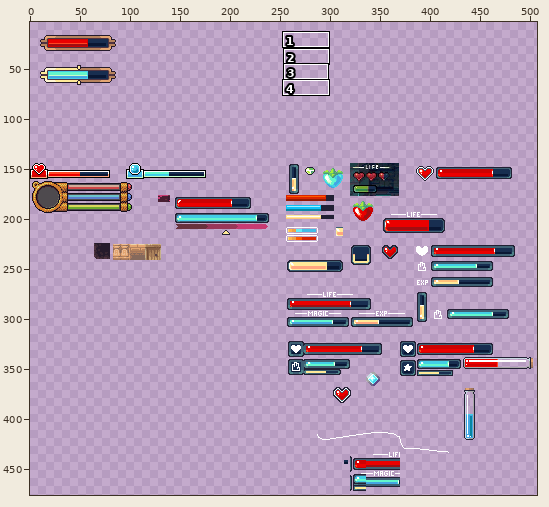
Sprite sheet -- Platformer/Content/hud.png. Above, an overview of the earlier version with the close-up marked.
Close-up. Before the edit:
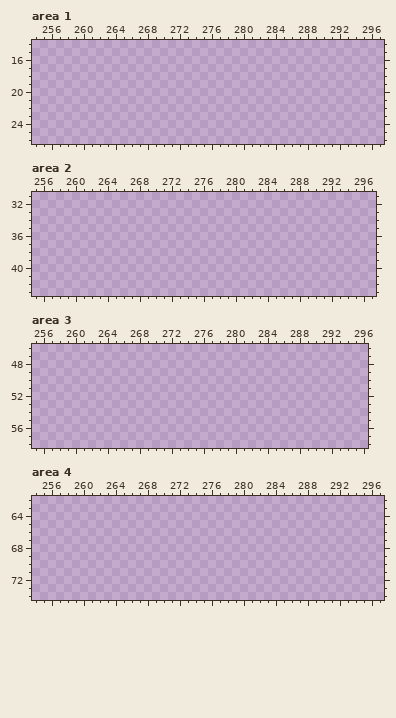
The file is 512x512 pixels. Colours within 5 levels of each other are drawn and written as one. Shown: area 1: x 254..297, y 14..26; area 2: x 255..297, y 31..43; area 3: x 255..296, y 46..58; area 4: x 254..297, y 62..74. The wide view leaves out empty margins. The commit also changed other parts of the picture, which this record leaves out.
Palette (. is transparent): 
After:
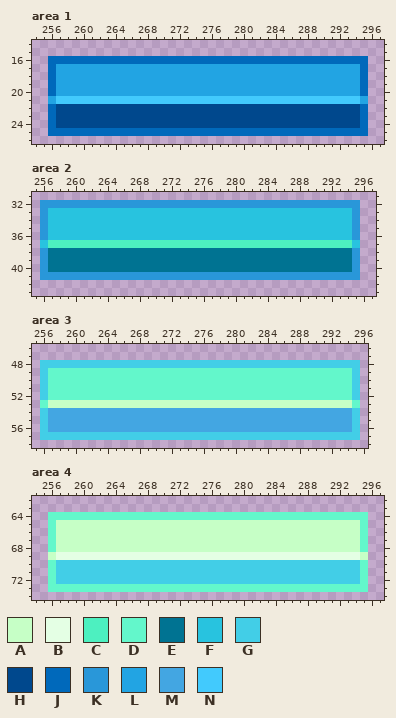
Colours new in this view: A #c6ffc6  B #e4ffe4  C #4df0c0  D #63f7cb  E #007392  F #28c3df  G #42cee7  H #00488d  J #0069bb  K #2997d9  L #22a4e3  M #43a6e2  N #42cafd
From old to new:
Changed rows in their new state; - is an unchanged pixel.
Area 1:
first column x 256:
16 JJJJJJJJJJJJJJJJJJJJJJJJJJJJJJJJJJJJJJJJ
17 JLLLLLLLLLLLLLLLLLLLLLLLLLLLLLLLLLLLLLLJ
18 JLLLLLLLLLLLLLLLLLLLLLLLLLLLLLLLLLLLLLLJ
19 JLLLLLLLLLLLLLLLLLLLLLLLLLLLLLLLLLLLLLLJ
20 JLLLLLLLLLLLLLLLLLLLLLLLLLLLLLLLLLLLLLLJ
21 LNNNNNNNNNNNNNNNNNNNNNNNNNNNNNNNNNNNNNNL
22 JHHHHHHHHHHHHHHHHHHHHHHHHHHHHHHHHHHHHHHJ
23 JHHHHHHHHHHHHHHHHHHHHHHHHHHHHHHHHHHHHHHJ
24 JHHHHHHHHHHHHHHHHHHHHHHHHHHHHHHHHHHHHHHJ
25 JJJJJJJJJJJJJJJJJJJJJJJJJJJJJJJJJJJJJJJJ
Area 2:
first column x 256:
32 KKKKKKKKKKKKKKKKKKKKKKKKKKKKKKKKKKKKKKKK
33 KFFFFFFFFFFFFFFFFFFFFFFFFFFFFFFFFFFFFFFK
34 KFFFFFFFFFFFFFFFFFFFFFFFFFFFFFFFFFFFFFFK
35 KFFFFFFFFFFFFFFFFFFFFFFFFFFFFFFFFFFFFFFK
36 KFFFFFFFFFFFFFFFFFFFFFFFFFFFFFFFFFFFFFFK
37 FCCCCCCCCCCCCCCCCCCCCCCCCCCCCCCCCCCCCCCF
38 KEEEEEEEEEEEEEEEEEEEEEEEEEEEEEEEEEEEEEEK
39 KEEEEEEEEEEEEEEEEEEEEEEEEEEEEEEEEEEEEEEK
40 KEEEEEEEEEEEEEEEEEEEEEEEEEEEEEEEEEEEEEEK
41 KKKKKKKKKKKKKKKKKKKKKKKKKKKKKKKKKKKKKKKK
Area 3:
first column x 256:
48 GGGGGGGGGGGGGGGGGGGGGGGGGGGGGGGGGGGGGGGG
49 GDDDDDDDDDDDDDDDDDDDDDDDDDDDDDDDDDDDDDDG
50 GDDDDDDDDDDDDDDDDDDDDDDDDDDDDDDDDDDDDDDG
51 GDDDDDDDDDDDDDDDDDDDDDDDDDDDDDDDDDDDDDDG
52 GDDDDDDDDDDDDDDDDDDDDDDDDDDDDDDDDDDDDDDG
53 DAAAAAAAAAAAAAAAAAAAAAAAAAAAAAAAAAAAAAAD
54 GMMMMMMMMMMMMMMMMMMMMMMMMMMMMMMMMMMMMMMG
55 GMMMMMMMMMMMMMMMMMMMMMMMMMMMMMMMMMMMMMMG
56 GMMMMMMMMMMMMMMMMMMMMMMMMMMMMMMMMMMMMMMG
57 GGGGGGGGGGGGGGGGGGGGGGGGGGGGGGGGGGGGGGGG
Area 4:
first column x 256:
64 DDDDDDDDDDDDDDDDDDDDDDDDDDDDDDDDDDDDDDDD
65 DAAAAAAAAAAAAAAAAAAAAAAAAAAAAAAAAAAAAAAD
66 DAAAAAAAAAAAAAAAAAAAAAAAAAAAAAAAAAAAAAAD
67 DAAAAAAAAAAAAAAAAAAAAAAAAAAAAAAAAAAAAAAD
68 DAAAAAAAAAAAAAAAAAAAAAAAAAAAAAAAAAAAAAAD
69 ABBBBBBBBBBBBBBBBBBBBBBBBBBBBBBBBBBBBBBA
70 DGGGGGGGGGGGGGGGGGGGGGGGGGGGGGGGGGGGGGGD
71 DGGGGGGGGGGGGGGGGGGGGGGGGGGGGGGGGGGGGGGD
72 DGGGGGGGGGGGGGGGGGGGGGGGGGGGGGGGGGGGGGGD
73 DDDDDDDDDDDDDDDDDDDDDDDDDDDDDDDDDDDDDDDD
Changed places in both close-ups, as pixel boxes (x1, y1, x2, y2):
added: (48, 56, 368, 136)
added: (40, 200, 360, 280)
added: (40, 360, 360, 440)
added: (48, 512, 368, 592)
